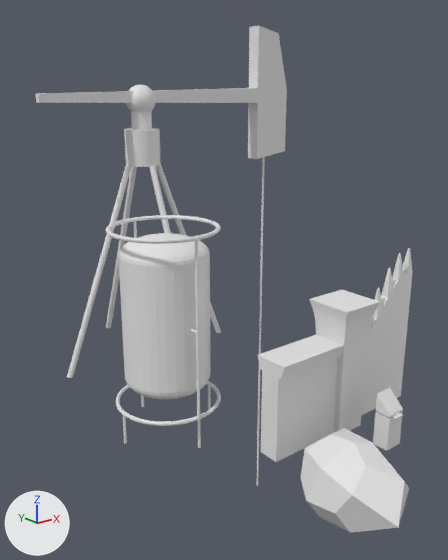
The FBX model Assets/Origin/Model/Factory/Factory.fbx: old version first, new version second.
Rendered twice from a 50 mm lens placed at (-9.2, -8.69, 7.8), pointed at (0.79, 3.79, 2.81). Lighting does not change. The marker at lower left points along +X, +Y and +Z. Where no turn or scale is listed for an object, it has been applied to the vertices. Vertices at the same position are counted once.

Script lines for the objects in view, before the commit:
```python
me_cube_005 = bpy.data.meshes.new('Cube.005')
me_cube_005.from_pydata(...)  # 26 vertices, 24 faces; spans x -1.03..0.94, y -1.45..0.98, z -1.02..0.93
me_cylinder = bpy.data.meshes.new('Cylinder')
me_cylinder.from_pydata(...)  # 866 vertices, 716 faces; spans x -2.74..2.74, y -2.74..2.74, z 0.0..7.83
me_sphere = bpy.data.meshes.new('Sphere')
me_sphere.from_pydata(...)  # 2178 vertices, 1968 faces; spans x -1.24..1.24, y -1.24..1.24, z 0.0..4.89
ob_container = bpy.data.objects.new('Container', me_sphere)
ob_container.location = (-1.95, 2.47, 0.0)
ob_drawer = bpy.data.objects.new('Drawer', me_cylinder)
ob_drawer.location = (0.0, 6.41, 0.0)
ob_stone = bpy.data.objects.new('Stone', me_cube_005)
ob_stone.location = (-0.26, -1.61, 0.0)
# also in view: 'CardMachine' at (1.47, -1.34, 0.63); 'Gate' at (2.64, 0.0, 2.0); 'Arm' at (1.19, 6.41, 7.54); 'Pillar' at (1.25, 0.0, 1.58); 'Cylinder' at (4.52, 6.41, 0.0)
```
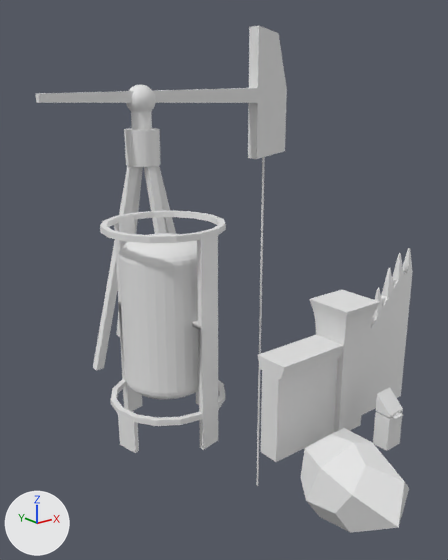
Location of each change, [x1, y1, x2, y2] in pixels of the pictures (448 x 560 px):
```json
{"object": "Container", "change": "reshaped", "before": [106, 215, 221, 448], "after": [100, 211, 226, 453], "on screen": "9% wider"}
{"object": "Drawer", "change": "reshaped", "before": [67, 84, 221, 378], "after": [93, 84, 176, 370]}
{"part": 1, "of": "me_cylinder", "change": "rebuilt", "before": [67, 165, 132, 378], "after": [93, 166, 139, 370], "on screen": "29% narrower"}
{"part": 2, "of": "me_cylinder", "change": "rebuilt", "before": [149, 166, 171, 233], "after": [144, 166, 166, 234]}
{"part": 3, "of": "me_cylinder", "change": "rebuilt", "before": [156, 164, 221, 333], "after": [155, 165, 176, 234]}
{"part": 4, "of": "me_cylinder", "change": "rebuilt", "before": [106, 166, 137, 328], "after": [116, 167, 143, 337], "on screen": "12% narrower"}
{"part": 5, "of": "me_sphere", "change": "added", "after": [100, 211, 226, 453]}
{"part": 6, "of": "me_sphere", "change": "deleted", "before": [106, 215, 221, 448]}
```

Scene script edits in JSON lines:
```json
{"block": "me_sphere", "where": "# used by ob_container; location = (-1.95, 2.47, 0.0)"}
{"op": "remove", "block": "me_sphere", "code": "me_sphere.from_pydata(...)  # 2178 vertices, 1968 faces; spans x -1.24..1.24, y -1.24..1.24, z 0.0..4.89"}
{"op": "add", "block": "me_sphere", "code": "me_sphere.from_pydata(...)  # 682 vertices, 718 faces; spans x -1.35..1.35, y -1.35..1.35, z 0.0..4.97"}
{"block": "me_sphere", "change": "me_sphere part 5: a new loose piece of 168 vertices spanning x -1.35..1.35, y -1.35..1.35, z 0.0..4.97"}
{"block": "me_sphere", "change": "me_sphere part 6: 10 loose pieces with 1664 vertices, spanning x -1.24..1.24, y -1.24..1.24, z 0.0..4.89, are deleted"}
{"block": "me_cylinder", "where": "# used by ob_drawer; location = (0.0, 6.41, 0.0)"}
{"op": "remove", "block": "me_cylinder", "code": "me_cylinder.from_pydata(...)  # 866 vertices, 716 faces; spans x -2.74..2.74, y -2.74..2.74, z 0.0..7.83"}
{"op": "add", "block": "me_cylinder", "code": "me_cylinder.from_pydata(...)  # 642 vertices, 604 faces; spans x -1.89..1.89, y -1.89..1.89, z 0.0..7.83"}
{"block": "me_cylinder", "change": "me_cylinder part 1: the loose piece of 64 vertices spanning x -2.74..-0.37, y -0.09..0.09, z 0.0..5.7 is rebuilt with 8 vertices and now spans x -1.89..-0.2, y -0.12..0.12, z 0.0..5.72"}
{"block": "me_cylinder", "change": "me_cylinder part 2: the loose piece of 64 vertices spanning x -0.09..0.09, y -2.74..-0.37, z 0.0..5.7 is rebuilt with 8 vertices and now spans x -0.12..0.12, y -1.89..-0.19, z 0.0..5.72"}
{"block": "me_cylinder", "change": "me_cylinder part 3: the loose piece of 64 vertices spanning x 0.37..2.74, y -0.09..0.09, z 0.0..5.7 is rebuilt with 8 vertices and now spans x 0.19..1.89, y -0.12..0.12, z 0.0..5.72"}
{"block": "me_cylinder", "change": "me_cylinder part 4: the loose piece of 64 vertices spanning x -0.09..0.09, y 0.37..2.74, z 0.0..5.7 is rebuilt with 8 vertices and now spans x -0.12..0.12, y 0.19..1.89, z 0.0..5.72"}
```
